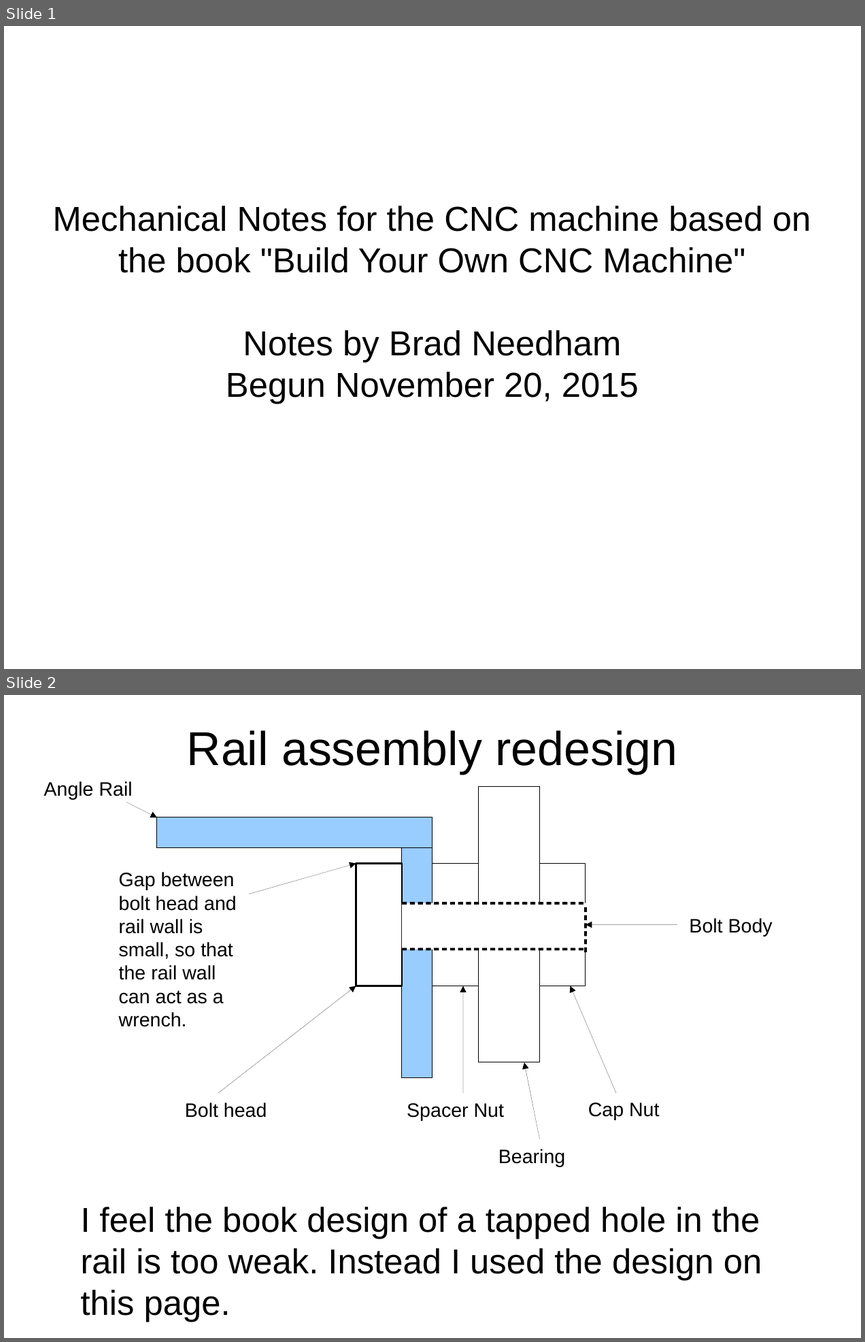
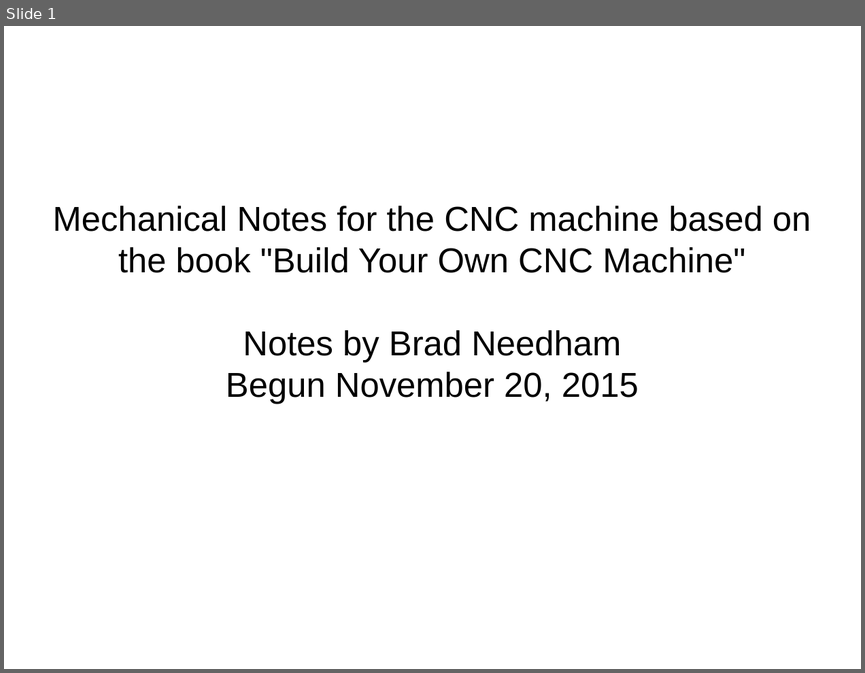
Before and after one commit to bneedhamia/BuildYourOwnCNC, a slide deck: MechanicalNotes.odp. Shown one above the other, each under a label of ours: slides 1 and 2 before the commit, slide 1 after it. The pictures are 865x1342 and 865x673 pixels, drawn with LibreOffice and Linux fonts; fonts in the diff are those of the drawing. Boxes give left, top, right and bottom in pixels: in the first picture for what was removed or moved away, otherwise in the second. Text is boxed around its words. In the diff, an @@ line names an element or a change of style, - is before the commit and + after.

```diff
--- a/MechanicalNotes.odp
+++ b/MechanicalNotes.odp
@@ slide 2 removed at box(4, 695, 861, 1338), background #FFFFFF @@
@@ title removed at box(187, 730, 677, 774) @@
-Rail assembly redesign
@@ text removed at box(44, 781, 133, 800) @@
-Angle Rail
@@ rectangle removed at box(478, 787, 540, 1062) @@
@@ arrow removed from (126, 802) to (157, 817) @@
@@ rectangle removed at box(157, 817, 432, 847) @@
@@ rectangle removed at box(402, 848, 432, 1078) @@
@@ text removed at box(119, 872, 237, 1027) @@
-Gap between bolt head and rail wall is small, so that the rail wall can act as a wrench.
@@ arrow removed from (249, 894) to (356, 864) @@
@@ rectangle removed at box(356, 864, 402, 986) @@
@@ rectangle removed at box(432, 864, 478, 986) @@
@@ rectangle removed at box(540, 864, 585, 986) @@
@@ rectangle removed at box(402, 903, 585, 949) @@
@@ line removed from (402, 903) to (585, 903) @@
@@ line removed from (585, 952) to (585, 906) @@
@@ text removed at box(689, 918, 772, 936) @@
-Bolt Body
@@ arrow removed from (677, 924) to (585, 924) @@
@@ line removed from (402, 949) to (585, 949) @@
@@ arrow removed from (219, 1093) to (356, 986) @@
@@ arrow removed from (464, 1093) to (464, 986) @@
@@ arrow removed from (616, 1093) to (570, 986) @@
@@ arrow removed from (540, 1139) to (524, 1062) @@
@@ text removed at box(185, 1102, 267, 1117) @@
-Bolt head
@@ text removed at box(588, 1102, 659, 1119) @@
-Cap Nut
@@ text removed at box(407, 1103, 504, 1121) @@
-Spacer Nut
@@ text removed at box(498, 1149, 565, 1167) @@
-Bearing
@@ text removed at box(81, 1206, 762, 1321) @@
-I feel the book design of a tapped hole in the rail is too weak. Instead I used the design on this page.
```
Also in this commit, not shown: 1 slide added, 2 other files.
